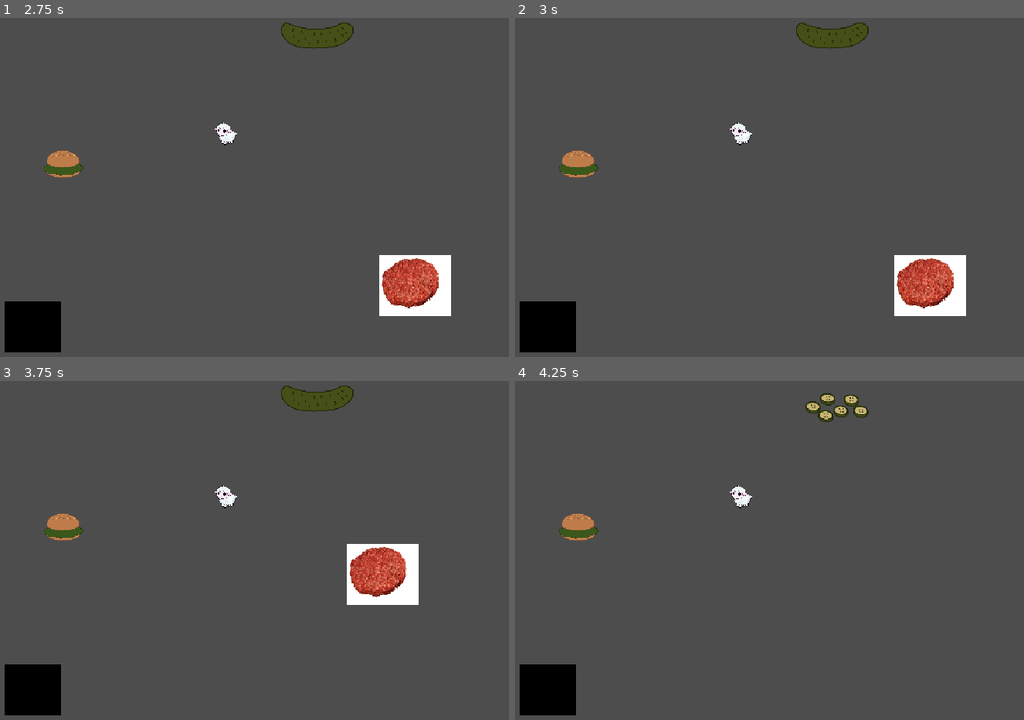
Above: before the commit, frames 1-4 (two rows, left to right).
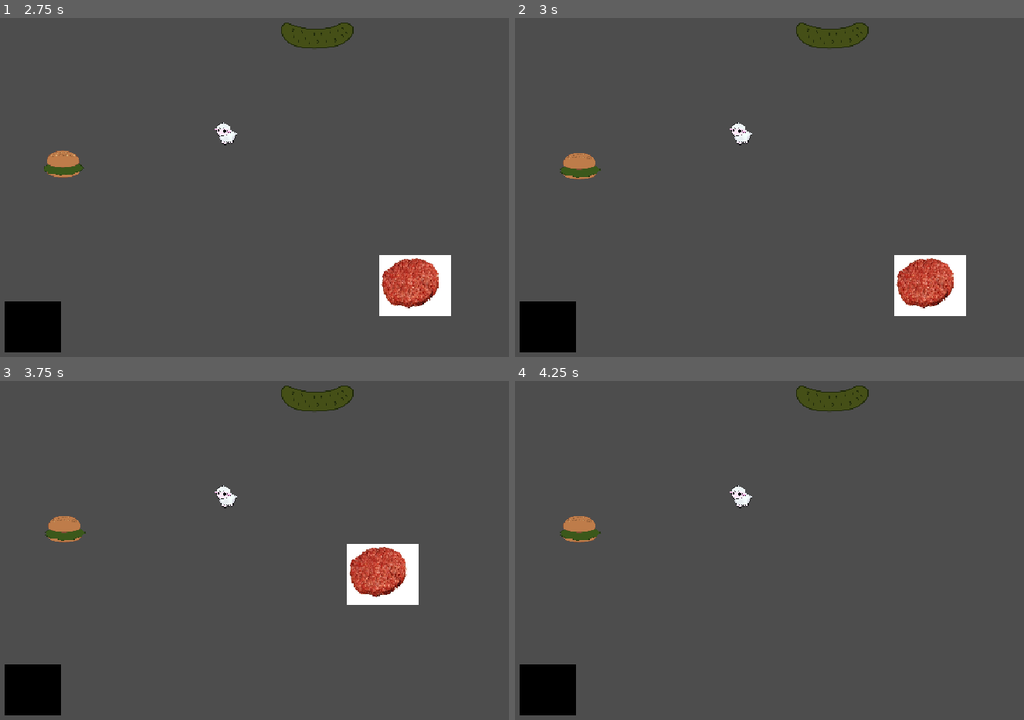
Above: after the commit, the same moments.

Repository: Loosee64/GMTK2026
Game: Godot game, scene res://Scenes/main.tscn
The game is run twice, just before and just after one commit, with the same random seed, the same clock (stepped at 60 frames per second) and the same inputs.
Inputs (mouse positions are in pixels of both pictures, inside the frame that each line leads up to):
- Up to frame 1 (2.75 s): tap Enter at 0.5 s; drag from (223, 133) to (437, 153) at 0.52 s; drag from (437, 153) to (66, 173) at 1.27 s; press the mouse at (66, 173) at 2.03 s
- Up to frame 2 (3 s): release the mouse at (581, 173) at 2.75 s; tap Space at 2.75 s; drag from (545, 326) to (932, 285) at 2.77 s
- Up to frame 3 (3.75 s): tap Enter at 3.5 s; drag from (417, 648) to (320, 431) at 3.52 s
- Up to frame 4 (4.25 s): no input

Frame 1 is identical in both runs. In frame 2, 0.2% of the frame differs, in the area x 8-17%, y 38-48%; in frame 3, 0.2%; in frame 4, 1.2%, in the area x 8-70%, y 1-48%.

Commit message:
Build area and reworked tools

Diff:
--- a/Scenes/main.tscn
+++ b/Scenes/main.tscn
@@ -5,11 +5,16 @@
 [ext_resource type="PackedScene" uid="uid://cr0ndea6x3djc" path="res://Scenes/tool.tscn" id="3_jjvhh"]
 [ext_resource type="PackedScene" uid="uid://b4v51y7ml8rlf" path="res://Scenes/burger.tscn" id="4_jjvhh"]
 [ext_resource type="PackedScene" uid="uid://bj74mok4kms3k" path="res://Scenes/processor.tscn" id="5_kry3j"]
+[ext_resource type="PackedScene" uid="uid://d1dnmfhm5dhtt" path="res://Scenes/placeable_space.tscn" id="6_21xkr"]
+
+[sub_resource type="RectangleShape2D" id="RectangleShape2D_u0ya7"]
+size = Vector2(412, 186)
 
 [node name="Node2D" type="Node2D" unique_id=669976395]
 
 [node name="Tool" parent="." unique_id=1751848827 instance=ExtResource("3_jjvhh")]
 visible = false
+type = 3
 
 [node name="ToolSpawner" parent="." unique_id=1804186600 node_paths=PackedStringArray("object") instance=ExtResource("1_jjgbg")]
 position = Vector2(466, 215)
@@ -42,3 +47,10 @@
 position = Vector2(629, 110)
 type = 2
 combine_type = 4
+
+[node name="BuildSpace" parent="." unique_id=576513465 instance=ExtResource("6_21xkr")]
+position = Vector2(565, 560)
+
+[node name="CollisionShape2D" type="CollisionShape2D" parent="BuildSpace" unique_id=922594813]
+position = Vector2(190, 89)
+shape = SubResource("RectangleShape2D_u0ya7")
--- /dev/null
+++ b/Scenes/placeable_space.tscn
@@ -0,0 +1,9 @@
+[gd_scene format=3 uid="uid://d1dnmfhm5dhtt"]
+
+[ext_resource type="Script" uid="uid://ycg1v803bqwl" path="res://Scripts/placeable_space.gd" id="1_wpg6l"]
+
+[node name="Node2D" type="Area2D" unique_id=576513465]
+script = ExtResource("1_wpg6l")
+
+[connection signal="area_entered" from="." to="." method="_on_area_entered"]
+[connection signal="area_exited" from="." to="." method="_on_area_exited"]
--- a/Scripts/globals.gd
+++ b/Scripts/globals.gd
@@ -11,7 +11,9 @@
 
 enum ObjectType {
 	None,
-	Tool,
+	Effect,
 	Interactable,
-	Processor
+	Knife,
+	Processor,
+	Space
 }
--- a/Scripts/object.gd
+++ b/Scripts/object.gd
@@ -5,6 +5,9 @@
 @export var combine_type = Globals.CombineType.NONE
 
 var current_animation_frame = 0
+
+var placeable = false
+var last_position = position
 
 signal object_dropped(type)
 
@@ -18,21 +21,27 @@
 func _process(_delta: float) -> void:
 	if dragging:
 		position = get_global_mouse_position()
+	else:
+		last_position = position
 	animated_sprite_2d.frame = current_animation_frame
 
 func _on_input_event(_viewport: Node, event: InputEvent, _shape_idx: int) -> void:
 	if event.is_action_pressed("click"):
 		dragging = true
 	elif event.is_action_released("click"):
-		if dragging && type == Globals.ObjectType.Tool:
-			visible = false
+		if dragging:
+			if type == Globals.ObjectType.Knife || type == Globals.ObjectType.Effect:
+				visible = false
+				position.x = -1000
+			elif !placeable:
+				position = last_position
 		dragging = false
 		if type == Globals.ObjectType.Interactable:
-			if execute_collision == Globals.ObjectType.Tool:
+			if execute_collision == Globals.ObjectType.Knife:
 				current_animation_frame = 1
-				type = Globals.ObjectType.Tool
+				type = Globals.ObjectType.Effect
 		else:
-			if execute_collision == Globals.ObjectType.Tool || execute_collision == Globals.ObjectType.Processor:
+			if execute_collision == Globals.ObjectType.Effect || execute_collision == Globals.ObjectType.Processor:
 				emit_signal("object_dropped", collision_combine)
 				collision_combine = Globals.CombineType.NONE
 
@@ -49,7 +58,7 @@
 
 func _on_area_entered(area: Area2D) -> void:
 	execute_collision = area.get_type()
-	if execute_collision != Globals.ObjectType.Processor && collision_combine == Globals.CombineType.NONE:
+	if execute_collision <= Globals.ObjectType.Interactable && collision_combine == Globals.CombineType.NONE:
 		collision_combine = area.get_combine()
 		print(collision_combine)
 
@@ -66,3 +75,6 @@
 			animated_sprite_2d.animation = "pickle"
 		Globals.CombineType.NONE:
 			pass
+
+func set_placeable(value : bool) -> void:
+	placeable = value
--- /dev/null
+++ b/Scripts/placeable_space.gd
@@ -0,0 +1,12 @@
+extends Area2D
+
+func _on_area_entered(area: Object) -> void:
+	area.set_placeable(true)
+	print("placeable")
+
+
+func _on_area_exited(area: Object) -> void:
+	area.set_placeable(false)
+
+func get_type() -> Globals.ObjectType:
+	return Globals.ObjectType.Space
--- a/Scripts/processor.gd
+++ b/Scripts/processor.gd
@@ -9,7 +9,7 @@
 var initial_scale = scale
 var running = false
 
-func _process(delta: float) -> void:
+func _process(_delta: float) -> void:
 	if running:
 		if scale_value >= 1.6:
 			scale_direction = -1
@@ -23,6 +23,7 @@
 
 func _on_area_entered(area: Area2D) -> void:
 	area.object_dropped.connect(_add_to_process)
+	area.set_placeable(true)
 	current_object_combine_type = area.get_combine()
 
 func _on_area_exited(area: Area2D) -> void:
Not shown, added: Scripts/placeable_space.gd.uid
